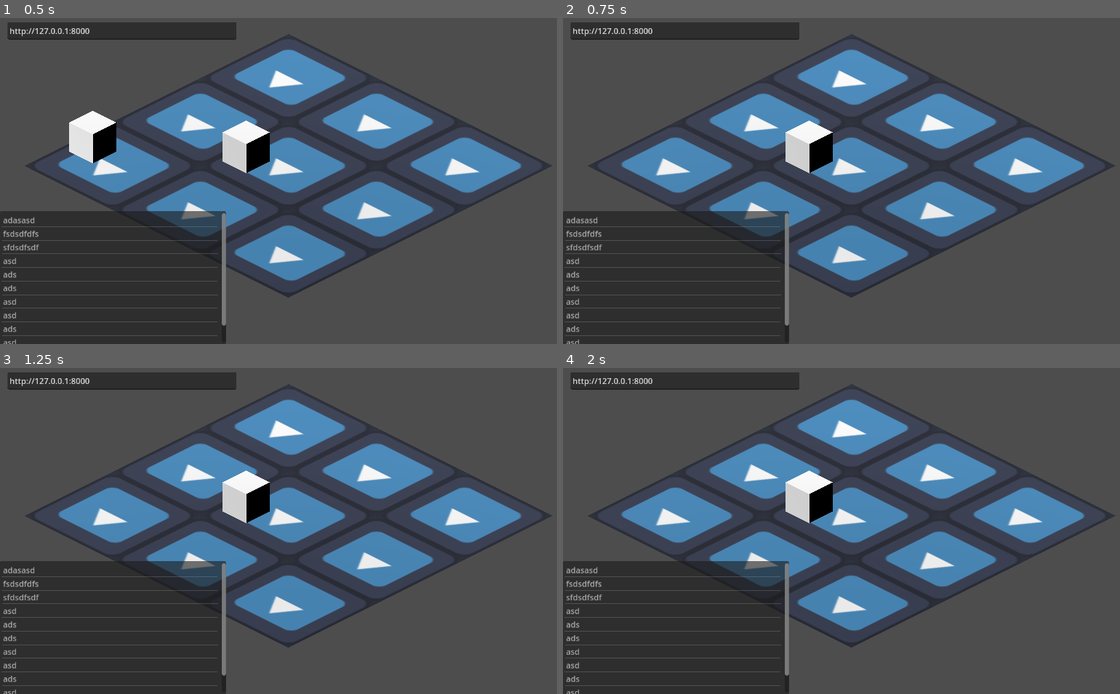
Above: before the commit, frames 1-4 (two rows, left to right).
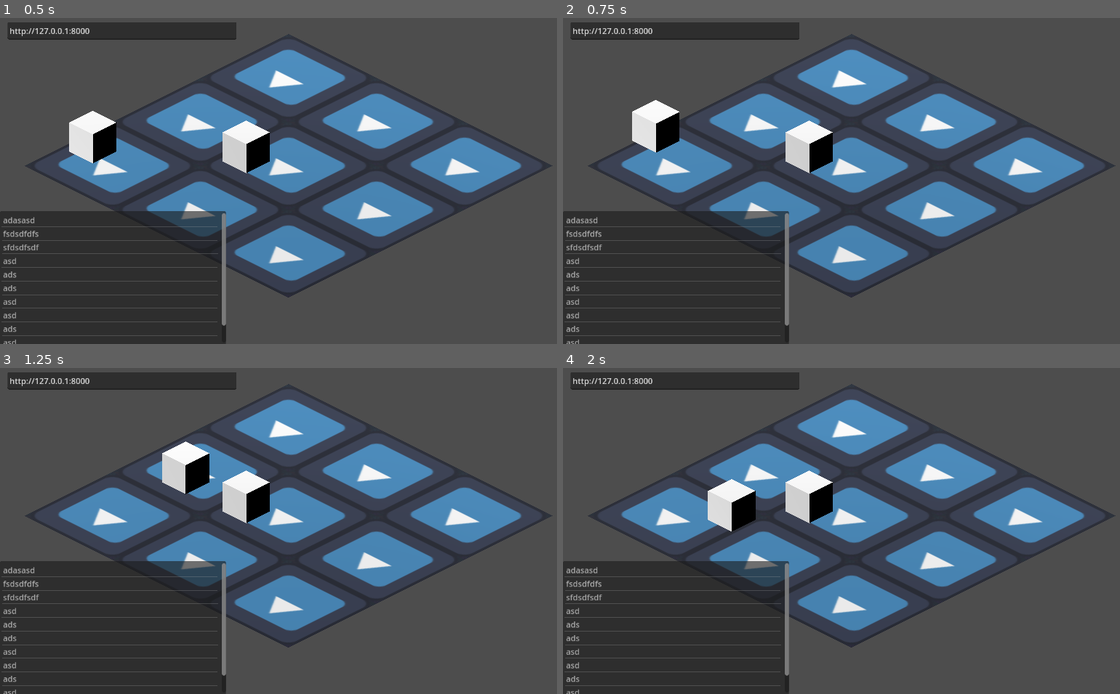
Above: after the commit, the same moments.

Repository: mkualquiera/infinite-something-gd
Game: Godot game, scene res://test.tscn
The game is run twice, just before and just after one commit, with the same random seed, the same clock (stepped at 60 frames per second) and the same inputs. Before the commit the project starts from res://generator.tscn. The engine's default icon, where the game draws it, is replaced by a stand-in: a white triangle on a blue panel in a dark square.
Inputs (mouse positions are in pixels of both pictures, inside the frame that each line leads up to):
- Up to frame 1 (0.5 s): no input
- Up to frame 2 (0.75 s): tap Enter at 0.5 s; move the mouse to (980, 164) at 0.52 s; click (980, 164) at 0.67 s
- Up to frame 3 (1.25 s): no input
- Up to frame 4 (2 s): move the mouse to (735, 547) at 1.27 s; click (735, 547) at 1.42 s

Frame 1 is identical in both runs. In frame 2, 1.1% of the frame differs, in the area x 12-21%, y 25-42%; in frame 3, 1.1%; in frame 4, 1.1%, in the area x 25-35%, y 34-51%.
Error before the commit: Invalid assignment of property or key 'visible' with value of type 'bool' on a base object of type 'Node'. (res://Scripts/RoomLoader.gd:18)

Commit message:
Fixed OBJ imports

Diff:
--- a/Scenes/room_object.tscn
+++ b/Scenes/room_object.tscn
@@ -27,3 +27,4 @@
 
 [node name="Node3" type="Node" parent="."]
 script = ExtResource("2_5yx38")
+load_on_ready = true
--- a/Scripts/MeshGenerator.gd
+++ b/Scripts/MeshGenerator.gd
@@ -27,7 +27,7 @@
 
 	# Perform the HTTP request. The URL below returns a PNG image as of writing.
 	var inference_url = PlayerPrefs.get_pref("inference_url")
-	var error = http_request.request(inference_url + "/generate_mesh_point_e", [],
+	var error = http_request.request(inference_url + "/generate_mesh_shap_e", [],
 		HTTPClient.METHOD_POST, json_request)
 	if error != OK:
 		push_error("An error occurred in the HTTP request.")
@@ -35,8 +35,10 @@
 
 # Called when the HTTP request is completed.
 func _http_request_completed(result, response_code, headers, body):
-	var json = body.get_string_from_utf8()
-	var obj = JSON.parse_string(json)["obj"]
+	var json = JSON.parse_string(body.get_string_from_utf8())
+	if json == null:
+		return
+	var obj = json["obj"]
 
 	var mesh = ObjParse.load_obj_from_buffer(obj, {})
 
--- a/Scripts/ObjParse.gd
+++ b/Scripts/ObjParse.gd
@@ -145,6 +145,7 @@
 	# Setup
 	var mesh: ArrayMesh = ArrayMesh.new()
 	var vertices: PackedVector3Array = PackedVector3Array()
+	var colors: PackedColorArray = PackedColorArray()
 	var normals: PackedVector3Array = PackedVector3Array()
 	var uvs: PackedVector2Array = PackedVector2Array()
 	var faces: Dictionary = {}
@@ -164,14 +165,16 @@
 				# Vertice
 				var n_v: Vector3 = Vector3(parts[1].to_float(), parts[2].to_float(), parts[3].to_float())
 				vertices.append(n_v)
+				var color: Vector3 = Vector3(parts[4].to_float(), parts[5].to_float(), parts[6].to_float())
+				colors.append(Color(color.x, color.y, color.z))
 			"vn":
 				# Normal
 				var n_vn: Vector3 = Vector3(parts[1].to_float(), parts[2].to_float(), parts[3].to_float())
-				normals.append(n_vn)
+				# normals.append(n_vn)
 			"vt":
 				# UV
 				var n_uv: Vector2 = Vector2(parts[1].to_float(), 1 - parts[2].to_float())
-				uvs.append(n_uv)
+				# uvs.append(n_uv)
 			"usemtl":
 				# Material group
 				count_mtl += 1
@@ -196,6 +199,8 @@
 						var vertices_index: PackedStringArray = map.split("/")
 						if (vertices_index[0] != "f"):
 							face["v"].append(vertices_index[0].to_int() - 1)
+							if len(vertices_index) <= 1:
+								continue
 							face["vt"].append(vertices_index[1].to_int() - 1)
 							if (vertices_index.size() > 2):
 								face["vn"].append(vertices_index[2].to_int() - 1)
@@ -242,7 +247,9 @@
 		var st: SurfaceTool = SurfaceTool.new()
 		st.begin(Mesh.PRIMITIVE_TRIANGLES)
 		if (!mats.has(matgroup)):
-			mats[matgroup] = StandardMaterial3D.new()
+			var mat = StandardMaterial3D.new()
+			mat.vertex_color_use_as_albedo = true
+			mats[matgroup] = mat
 		st.set_material(mats[matgroup])
 		for face in faces[matgroup]:
 			if (face["v"].size() == 3):
@@ -252,6 +259,12 @@
 				fan_v.append(vertices[face["v"][2]])
 				fan_v.append(vertices[face["v"][1]])
 
+				# Colors
+				var fan_c: PackedColorArray = PackedColorArray()
+				fan_c.append(colors[face["v"][0]])
+				fan_c.append(colors[face["v"][2]])
+				fan_c.append(colors[face["v"][1]])
+
 				# Normals
 				var fan_vn: PackedVector3Array = PackedVector3Array()
 				if (face["vn"].size() > 0):
@@ -267,7 +280,8 @@
 						if (f > -1):
 							var uv = uvs[f]
 							fan_vt.append(uv)
-				st.add_triangle_fan(fan_v, fan_vt, PackedColorArray(), PackedVector2Array(), fan_vn, [])
+				st.add_triangle_fan(fan_v, fan_vt, fan_c, PackedVector2Array(), fan_vn, [])
+		st.generate_normals()
 		mesh = st.commit(mesh)
 
 	for k in mesh.get_surface_count():
--- a/Scripts/RoomLoader.gd
+++ b/Scripts/RoomLoader.gd
@@ -3,7 +3,7 @@
 
 # Called when the node enters the scene tree for the first time.
 func _ready():
-	set_active(false)
+	set_active(true)
 
 
 # Called every frame. 'delta' is the elapsed time since the previous frame.
@@ -14,5 +14,7 @@
 func set_active(is_active):
 	visible = is_active
 	for c in get_children():
-		# c.process_mode = Node.PROCESS_MODE_INHERIT if is_active else Node.PROCESS_MODE_DISABLED
-		c.visible = is_active
+		if c is NavigationRegion3D:
+			c.process_mode = Node.PROCESS_MODE_INHERIT if is_active else Node.PROCESS_MODE_DISABLED
+		if c is Node3D or c is Control:
+			c.visible = is_active
--- a/project.godot
+++ b/project.godot
@@ -11,7 +11,7 @@
 [application]
 
 config/name="aigame"
-run/main_scene="res://generator.tscn"
+run/main_scene="res://test.tscn"
 config/features=PackedStringArray("4.0", "Forward Plus")
 config/icon="res://icon.svg"
 
Not shown: 1 places in Scenes/room_object.tscn that only renumber resources
